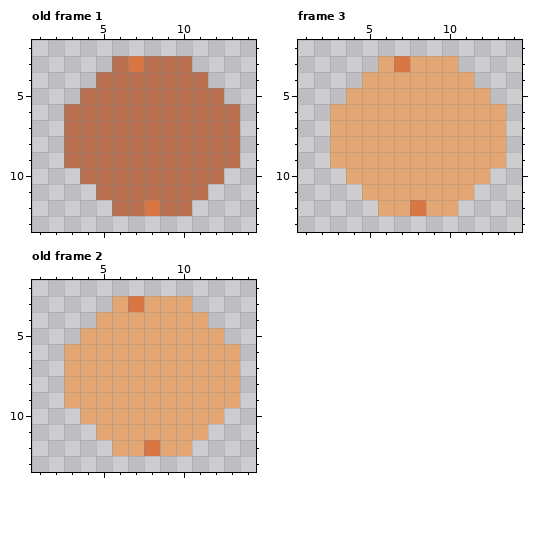
Edited in one commit: pixel-art file (Assets/Sprites/Source/Pancake.aseprite). The picture above is the old version.
16x16 pixels, 10 frames. Shown: old frame 1: x 1..14, y 2..13; frame 3: x 1..14, y 2..13; old frame 2: x 1..14, y 2..13. The commit also changed other frames, which this record leaves out.
The same view after the edit:
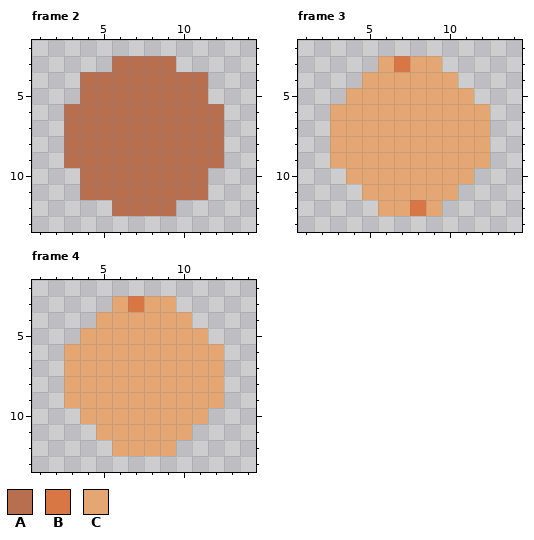
Palette (. is transparent): A #b86f50  B #d87644  C #e4a672
A new or re-ordered frame is compared with the old frame closest to it.
Difference:
frames re-ordered
Frame 2 against old frame 1:
Colour A now appears in row 4 at x 4; in row 11 at x 4.
The author changed colour B to colour A in row 3 at x 7; in row 12 at x 8.
The author cleared colour A in row 3 at x 10; in row 5 at x 12; in rows 6 to 9 at x 13; in row 10 at x 12; in row 12 at x 10.
Frame 3:
The author cleared colour C in row 3 at x 10; in row 4 at x 11; in row 5 at x 12; in rows 6 to 9 at x 13; in row 10 at x 12; in row 11 at x 11.
The author cleared colour C in row 12 at x 10.
Frame 4 against old frame 2:
The author changed colour B to colour C in row 12 at x 8.
The author cleared colour C in row 3 at x 10; in row 4 at x 11; in row 5 at x 12; in rows 6 to 9 at x 13; in row 10 at x 12; in row 11 at x 11.
The author cleared colour C in row 12 at x 10.
Pixel boxes of the changes (left, top, right, bottom) in both pictures:
changed: (80, 56, 240, 216)
erased: (442, 56, 506, 216)
changed: (144, 296, 240, 456)
